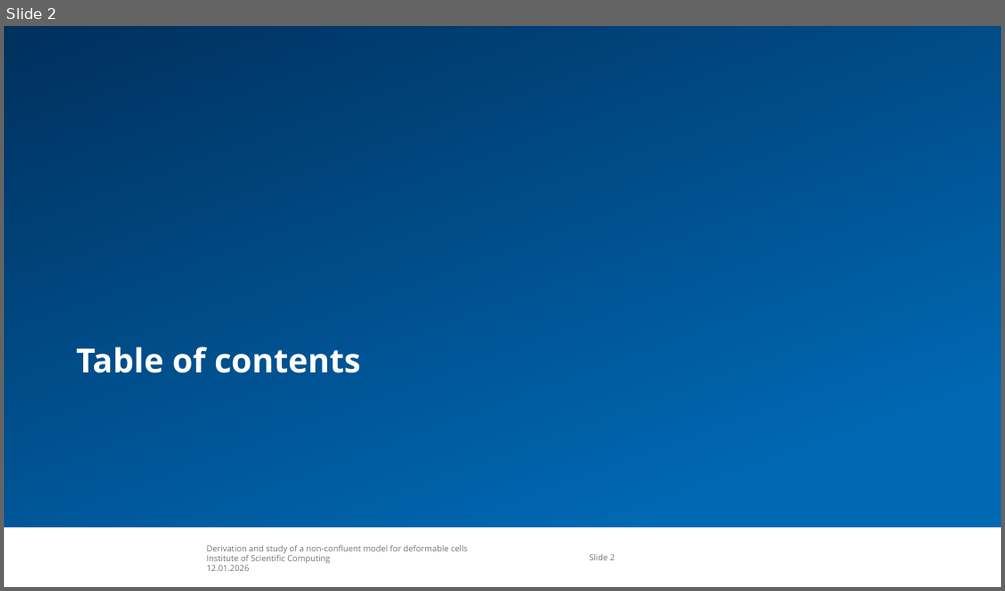
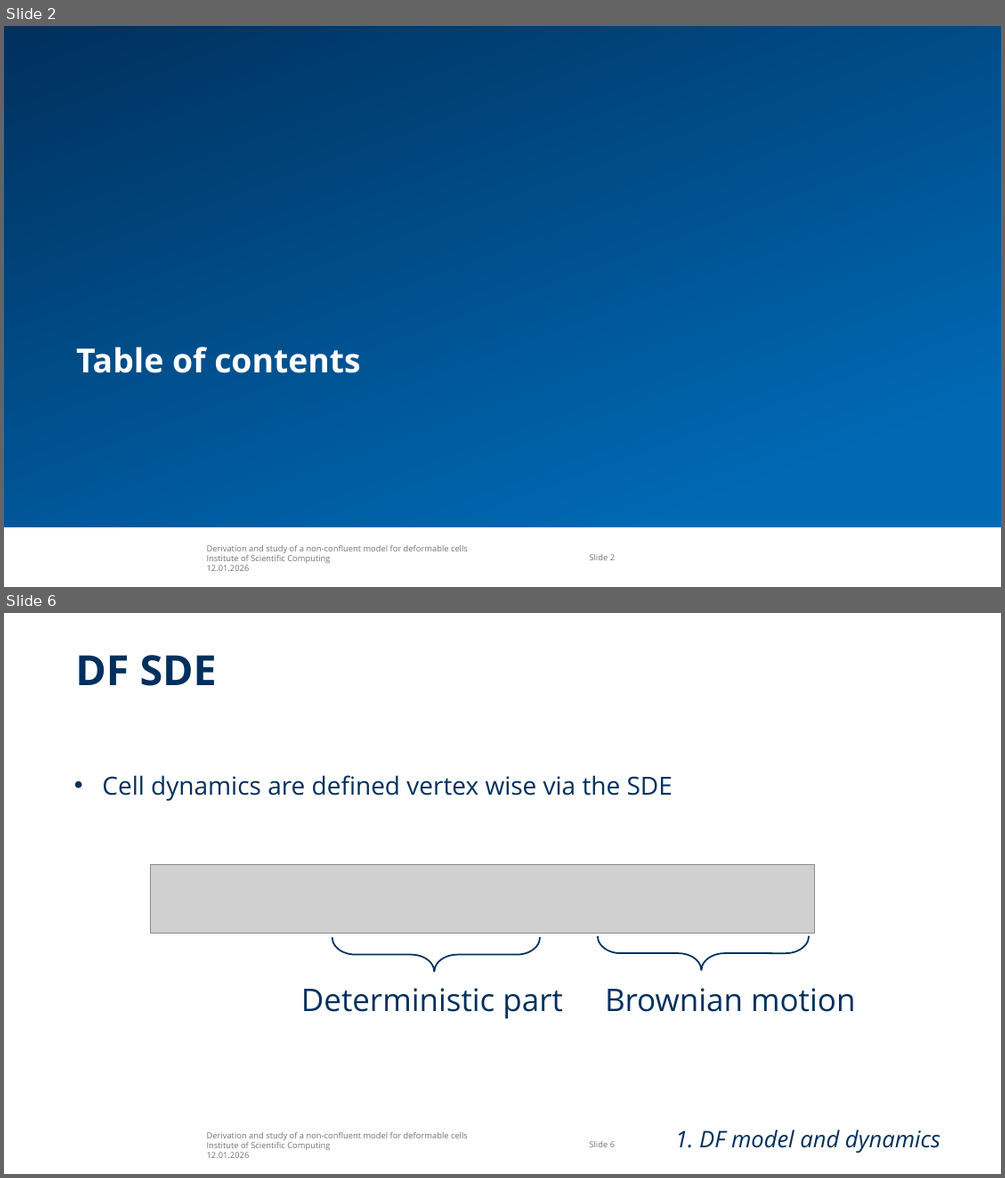
Before and after one commit to tivo476c/FlexibleCellModel, a slide deck: verteidigung.pptx. Shown one above the other, each under a label of ours: slide 2 before the commit, slides 2 and 6 after it; the slides between them are not shown. The pictures are 1005x591 and 1005x1178 pixels, drawn with LibreOffice and Linux fonts; fonts in the diff are those of the drawing; grey boxes stand for pictures; background and template pictures are left out. Boxes give left, top, right and bottom in pixels: in the first picture for what was removed or moved away, otherwise in the second. Text is boxed around its words. In the diff, an @@ line names an element or a change of style, - is before the commit and + after.

```diff
--- a/verteidigung.pptx
+++ b/verteidigung.pptx
@@ slide 6 added at box(4, 613, 1001, 1174), background #FFFFFF; not listed: 2 template elements that a slide beside it also shows @@
@@ text added at box(75, 655, 217, 686), 40 pt, text #00305D, bold @@
+DF SDE
@@ text added at box(102, 775, 672, 801), 24 pt, text #00305D @@
+• Cell dynamics are defined vertex wise via the SDE
@@ picture added at box(151, 864, 814, 933) @@
@@ right brace added at box(332, 938, 540, 972), outline #00305D 1.5 pt @@
@@ right brace added at box(598, 936, 809, 971), outline #00305D 1.5 pt @@
@@ text added at box(301, 988, 562, 1019), 30 pt, text #00305D @@
+Deterministic part
@@ text added at box(605, 988, 855, 1012), 30 pt, text #00305D @@
+Brownian motion
@@ title added at box(675, 1129, 940, 1152), 22 pt, text #00305D, italic @@
+1. DF model and dynamics
```
Also in this commit, not shown: 19 other slides added, 1 slide removed, 3 other files.
